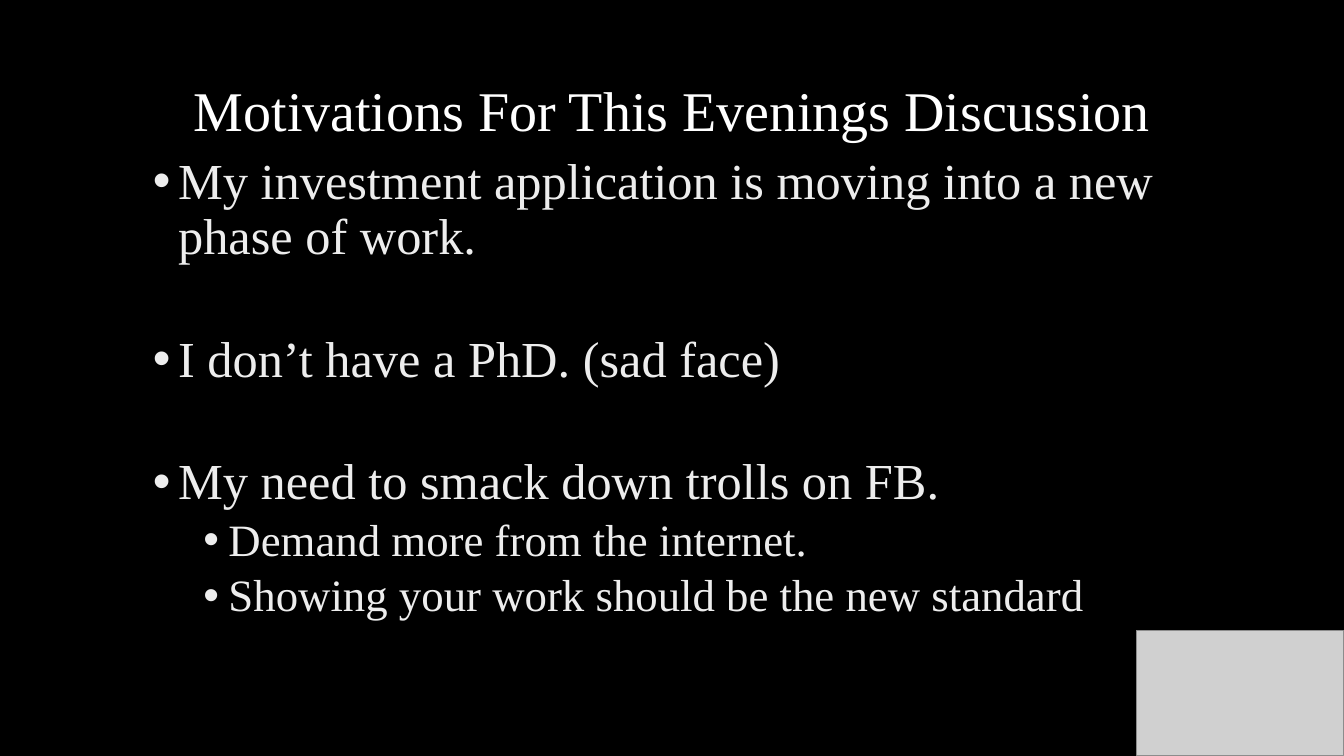
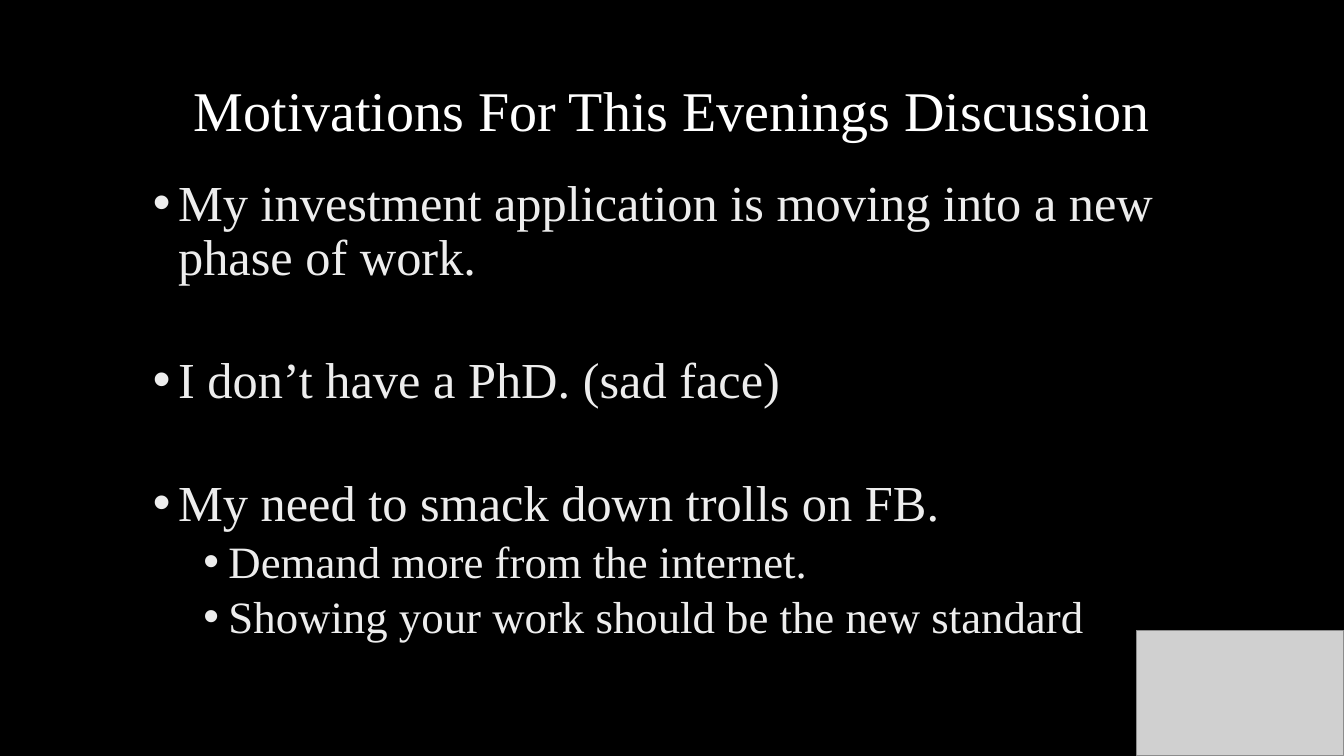
Before and after one commit to MassStreetAnalytics/Reproducible-Research, a slide deck: slide 11 of Documents/Deck/Reproducable Research.pptx. Drawn at 1344x756 pixels with LibreOffice and Linux fonts; fonts in the diff are those of the drawing; grey boxes stand for pictures; background and template pictures are left out. Boxes give left, top, right and bottom in pixels: in the first picture for what was removed or moved away, otherwise in the second. Text is boxed around its words. In the diff, an @@ line names an element or a change of style, - is before the commit and + after.

Commit message:
Updated Slides

```diff
--- a/Documents/Deck/Reproducable Research.pptx
+++ b/Documents/Deck/Reproducable Research.pptx
@@ text "My investment application is moving ...": place and size @@
-text "My investment application is moving ..." at box(178, 164, 1153, 621)
+text "My investment application is moving ..." at box(178, 186, 1153, 642)
```
Also in this commit, not shown: 2 slides removed.
